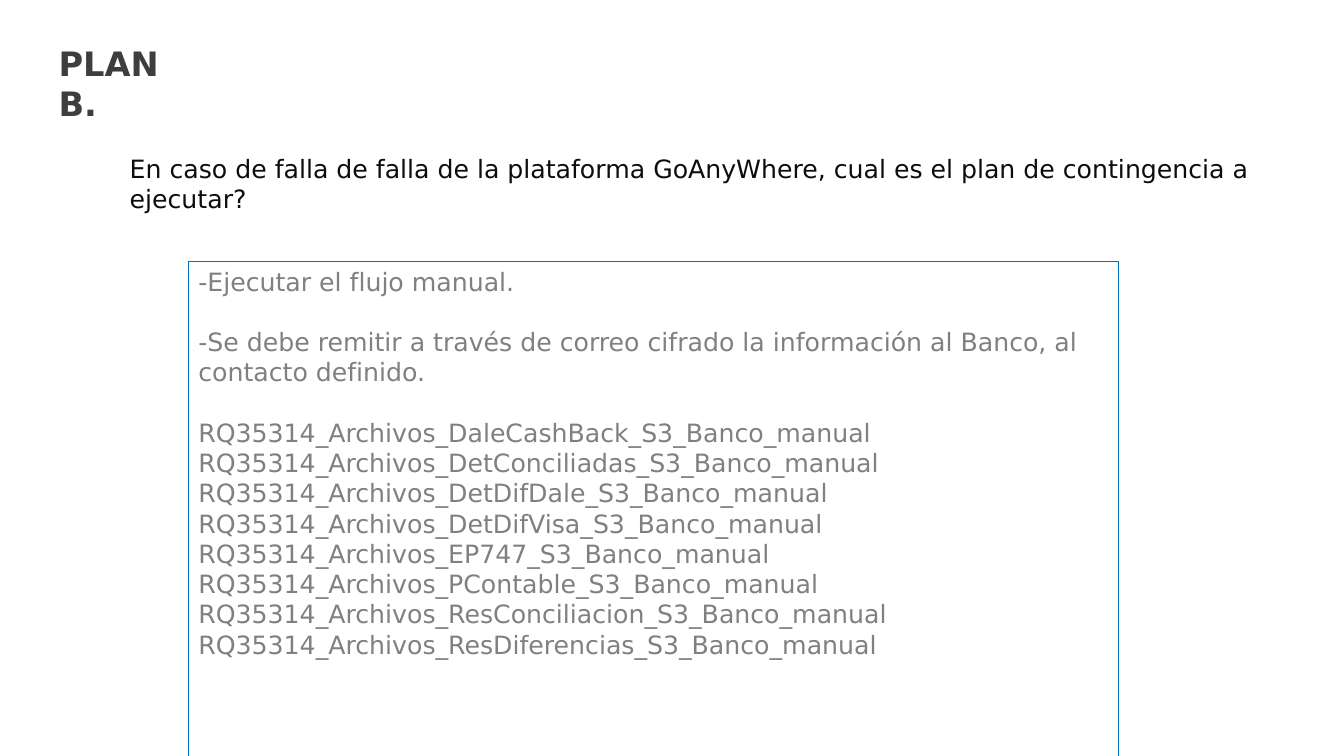
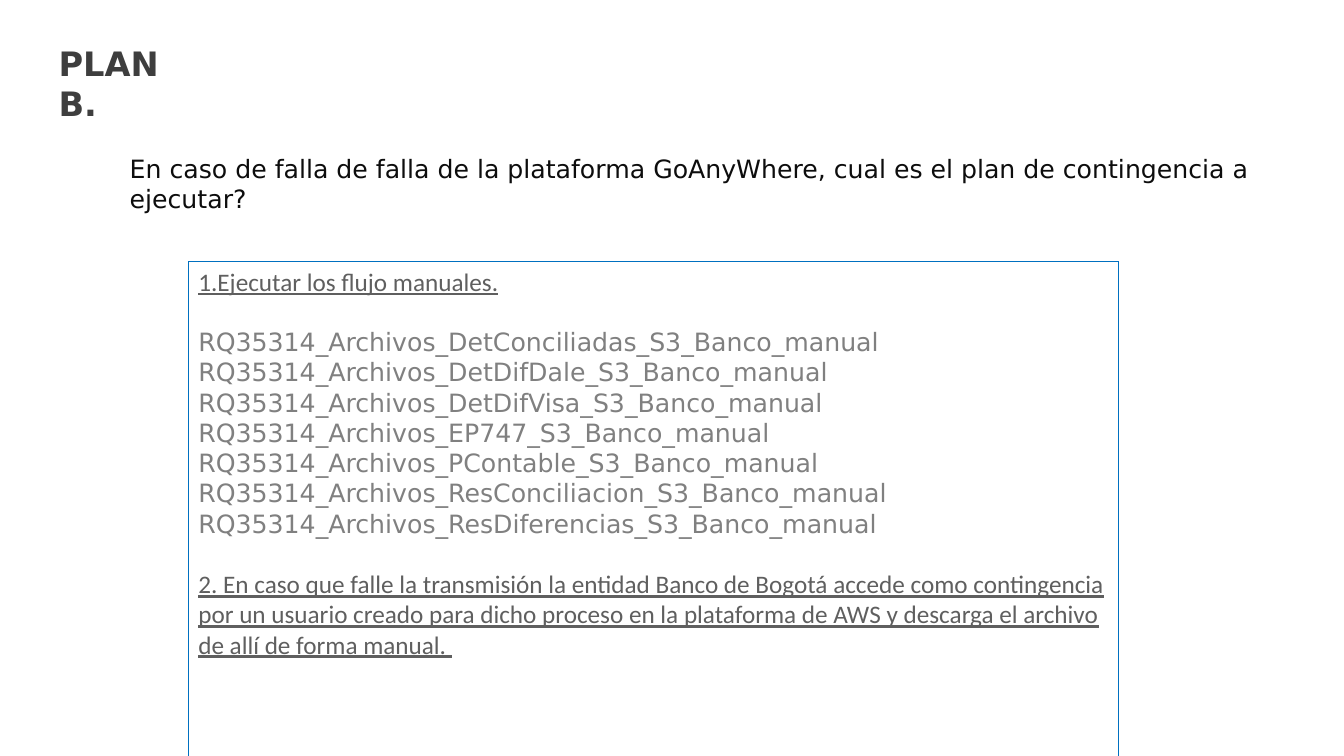
Before and after one commit to keos2017/Flujos-GAW-AWS, a slide deck: slide 11 of RQ35314/Entrega RQ35314_transferenciaArchivos.pptx. Drawn at 1344x756 pixels with LibreOffice and Linux fonts; fonts in the diff are those of the drawing; background and template pictures are left out. Boxes give left, top, right and bottom in pixels: in the first picture for what was removed or moved away, otherwise in the second. Text is boxed around its words. In the diff, an @@ line names an element or a change of style, - is before the commit and + after.

Commit message:
Control de cambio sobre flujo dale cashback, se retira del RQ35314 y se ajusta presentacion powerpoint al igual que el documento

```diff
--- a/RQ35314/Entrega RQ35314_transferenciaArchivos.pptx
+++ b/RQ35314/Entrega RQ35314_transferenciaArchivos.pptx
@@ text in rectangle at (198,273,498,296): text changed; font DejaVu Sans to Calibri; text colour #808080 to #5F5F5F @@
--Ejecutar el flujo manual.
--Se debe remitir a través de correo cifrado la información al Banco, al contacto definido.
-RQ35314_Archivos_DaleCashBack_S3_Banco_manual
+1.Ejecutar los flujo manuales.
@@ text in rectangle at (198,575,1103,658): paragraph added @@
+2. En caso que falle la transmisión la entidad Banco de Bogotá accede como contingencia por un usuario creado para dicho proceso en la plataforma de AWS y descarga el archivo de allí de forma manual.
```
Also in this commit, not shown: 6 other slides changed, 1 slide added, 1 slide removed, 6 other files.
